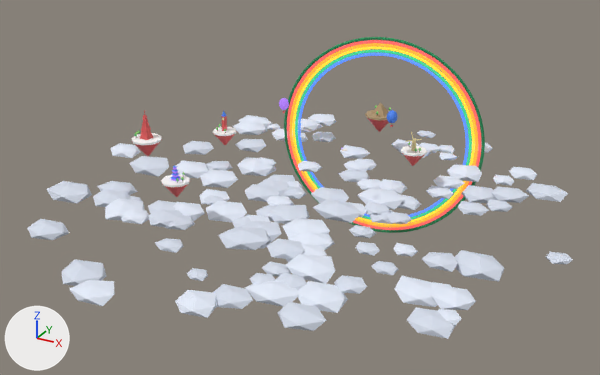
Before and after pictures for a commit that changed the glTF model public/models/env_passport.glb.
One viewpoint serves both versions: a 50 mm camera at (94.5, -173.7, 77.6) aimed at (-0.8, -0.3, -9.1). Lighting does not change. The marker at lower left points along +X, +Y and +Z. The first picture is the older version. Where no turn or scale is listed for an object, it has been applied to the vertices. Vertices at exactly the same position are counted once.

Before the edit, the objects in view are built like this:
```python
ob_env_land = bpy.data.objects.new('env_land', me_cylinder)
ob_env_land.location = (-9.3, -3.6, -1.2)
ob_env_rb0 = bpy.data.objects.new('env_rb0', me_torus)
ob_env_rb0.location = (4.0, 40.0, -8.0)
ob_env_rb1 = bpy.data.objects.new('env_rb1', me_torus_001)
ob_env_rb1.location = (4.0, 40.0, -8.0)
ob_env_rb2 = bpy.data.objects.new('env_rb2', me_torus_002)
ob_env_rb2.location = (4.0, 40.0, -8.0)
ob_env_rb3 = bpy.data.objects.new('env_rb3', me_torus_003)
ob_env_rb3.location = (4.0, 40.0, -8.0)
ob_env_rb4 = bpy.data.objects.new('env_rb4', me_torus_004)
ob_env_rb4.location = (4.0, 40.0, -8.0)
ob_env_rb5 = bpy.data.objects.new('env_rb5', me_torus_005)
ob_env_rb5.location = (4.0, 40.0, -8.0)
ob_env_red = bpy.data.objects.new('env_red', me_cube_006)
ob_env_red.location = (-17.4, -4.6, 3.6)
ob_env_rock_001 = bpy.data.objects.new('env_rock.001', me_cone)
ob_env_rock_001.location = (-9.3, 5.2, 0.7)
# also in view: 'env_cloud' at (-7.5, -0.5, -12.7); 'env_cloud2' at (2.0, 2.7, -12.6)
```
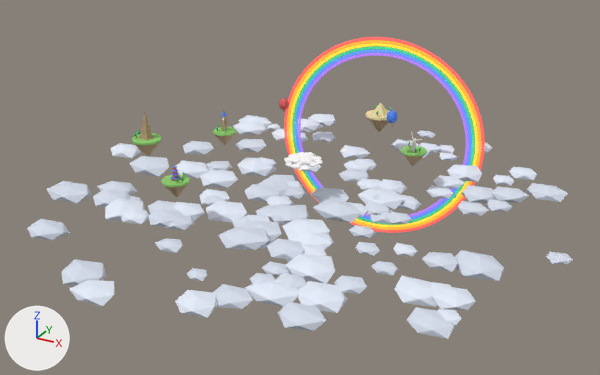
Boxes [x1, y1, x2, y2] around the edits, measured in the pictures (600 x 375 px):
'env_cr_cloud', added
    after: [284, 152, 323, 170]
part 1 of me_cylinder, surface changed
    both: [131, 127, 427, 187]
part 2 of me_torus, surface changed
    both: [284, 37, 485, 233]
part 3 of me_torus_001, surface changed
    both: [287, 40, 481, 230]
part 4 of me_torus_002, surface changed
    both: [290, 43, 478, 227]
part 5 of me_torus_003, surface changed
    both: [292, 46, 475, 225]
part 6 of me_torus_004, surface changed
    both: [295, 50, 472, 220]
part 7 of me_torus_005, surface changed
    both: [298, 53, 469, 217]
part 8 of me_cube_006, surface changed
    both: [171, 98, 289, 181]
part 9 of me_cone, surface changed
    both: [132, 111, 424, 197]
part 10 of me_cylinder_004, surface changed (lighter)
    both: [365, 102, 389, 121]
part 11 of me_cone_001, surface changed
    both: [222, 118, 422, 151]

What changed in the scene script:
```text
Change me_cylinder:
    where me_cylinder.from_pydata(...)  # 72 vertices, 128 faces; spans x -34.6..34.6, y -27.5..27.5, z -2.8..2.8
    me_cylinder part 1: texture (UV) coordinates of 128 of 128 faces, centred in x -34.5..34.5, y -27.5..27.2, z -2.8..2.8, changed; they spanned u 0.14..0.14, v 0.86..0.86 and now span u 0.17..0.17, v 0.83..0.83
Change me_torus:
    where me_torus.from_pydata(...)  # 576 vertices, 1152 faces; spans x -30.1..30.1, y -4.9..4.9, z -30.4..30.4
    me_torus part 2: texture (UV) coordinates of 1152 of 1152 faces, centred in x -30.0..30.0, y -4.9..4.9, z -30.3..30.3, changed; they spanned u 0.23..0.23, v 0.77..0.77 and now span u 0.27..0.27, v 0.73..0.73
Change me_torus_001:
    where me_torus_001.from_pydata(...)  # 576 vertices, 1152 faces; spans x -29.2..29.2, y -4.7..4.7, z -29.5..29.5
    me_torus_001 part 3: texture (UV) coordinates of 1152 of 1152 faces, centred in x -29.1..29.1, y -4.7..4.7, z -29.4..29.4, changed; they spanned u 0.27..0.27, v 0.73..0.73 and now span u 0.3..0.3, v 0.7..0.7
Change me_torus_002:
    where me_torus_002.from_pydata(...)  # 576 vertices, 1152 faces; spans x -28.3..28.3, y -4.6..4.6, z -28.6..28.6
    me_torus_002 part 4: texture (UV) coordinates of 1152 of 1152 faces, centred in x -28.2..28.2, y -4.6..4.6, z -28.5..28.5, changed; they spanned u 0.3..0.3, v 0.7..0.7 and now span u 0.33..0.33, v 0.67..0.67
Change me_torus_003:
    where me_torus_003.from_pydata(...)  # 576 vertices, 1152 faces; spans x -27.4..27.4, y -4.5..4.5, z -27.7..27.7
    me_torus_003 part 5: texture (UV) coordinates of 1152 of 1152 faces, centred in x -27.3..27.3, y -4.4..4.4, z -27.6..27.6, changed; they spanned u 0.33..0.33, v 0.67..0.67 and now span u 0.36..0.36, v 0.64..0.64
Change me_torus_004:
    where me_torus_004.from_pydata(...)  # 576 vertices, 1152 faces; spans x -26.5..26.5, y -4.3..4.3, z -26.8..26.8
    me_torus_004 part 6: texture (UV) coordinates of 1152 of 1152 faces, centred in x -26.4..26.4, y -4.3..4.3, z -26.7..26.7, changed; they spanned u 0.36..0.36, v 0.64..0.64 and now span u 0.39..0.39, v 0.61..0.61
Change me_torus_005:
    where me_torus_005.from_pydata(...)  # 576 vertices, 1152 faces; spans x -25.6..25.6, y -4.2..4.2, z -25.9..25.9
    me_torus_005 part 7: texture (UV) coordinates of 1152 of 1152 faces, centred in x -25.6..25.6, y -4.2..4.2, z -25.8..25.8, changed; they spanned u 0.39..0.39, v 0.61..0.61 and now span u 0.42..0.42, v 0.58..0.58
Change me_cube_006:
    where me_cube_006.from_pydata(...)  # 402 vertices, 784 faces; spans x -2.8..2.8, y -24.0..24.0, z -4.1..4.1
    me_cube_006 part 8: 784 kept faces spanning x -2.8..2.8, y -24.0..24.0, z -4.1..4.1 get new texture (UV) coordinates
Change me_cone:
    where me_cone.from_pydata(...)  # 294 vertices, 540 faces; spans x -34.6..34.6, y -36.4..36.4, z -8.6..8.6
    me_cone part 9: texture (UV) coordinates of 540 of 540 faces, centred in x -33.6..34.0, y -35.9..35.8, z -8.6..8.6, changed; they spanned u 0.45..0.45, v 0.55..0.55 and now span u 0.48..0.48, v 0.52..0.52
Change me_cylinder_004:
    where me_cylinder_004.from_pydata(...)  # 23 vertices, 38 faces; spans x -4.18..4.18, y -4.11..4.11, z -2.08..2.08
    me_cylinder_004 part 10: texture (UV) coordinates of 38 of 38 faces, centred in x -4.01..4.01, y -4.11..3.78, z -2.08..-0.27, changed; they spanned u 0.48..0.48, v 0.52..0.52 and now span u 0.52..0.52, v 0.48..0.48
Change me_cone_001:
    where me_cone_001.from_pydata(...)  # 72 vertices, 136 faces; spans x -28.9..28.9, y -4.0..4.0, z -2.6..2.6
    me_cone_001 part 11: texture (UV) coordinates of 136 of 136 faces, centred in x -28.9..28.9, y -4.0..3.9, z -2.6..2.6, changed; they spanned u 0.52..0.52, v 0.48..0.48 and now span u 0.55..0.55, v 0.45..0.45
Add ob_env_cr_cloud:
    ob_env_cr_cloud = bpy.data.objects.new('env_cr_cloud', me_icosphere_195)  # 1092 vertices, 2080 faces; spans x -5.06..5.06, y -4.83..4.83, z -1.33..1.33
    ob_env_cr_cloud.location = (-0.1, 0.0, -1.3)
```
